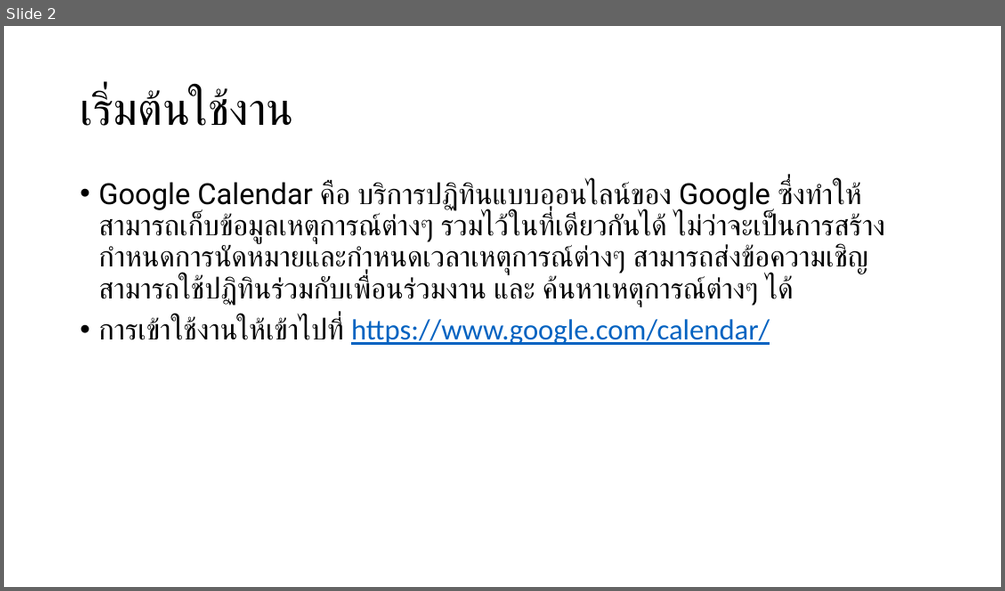
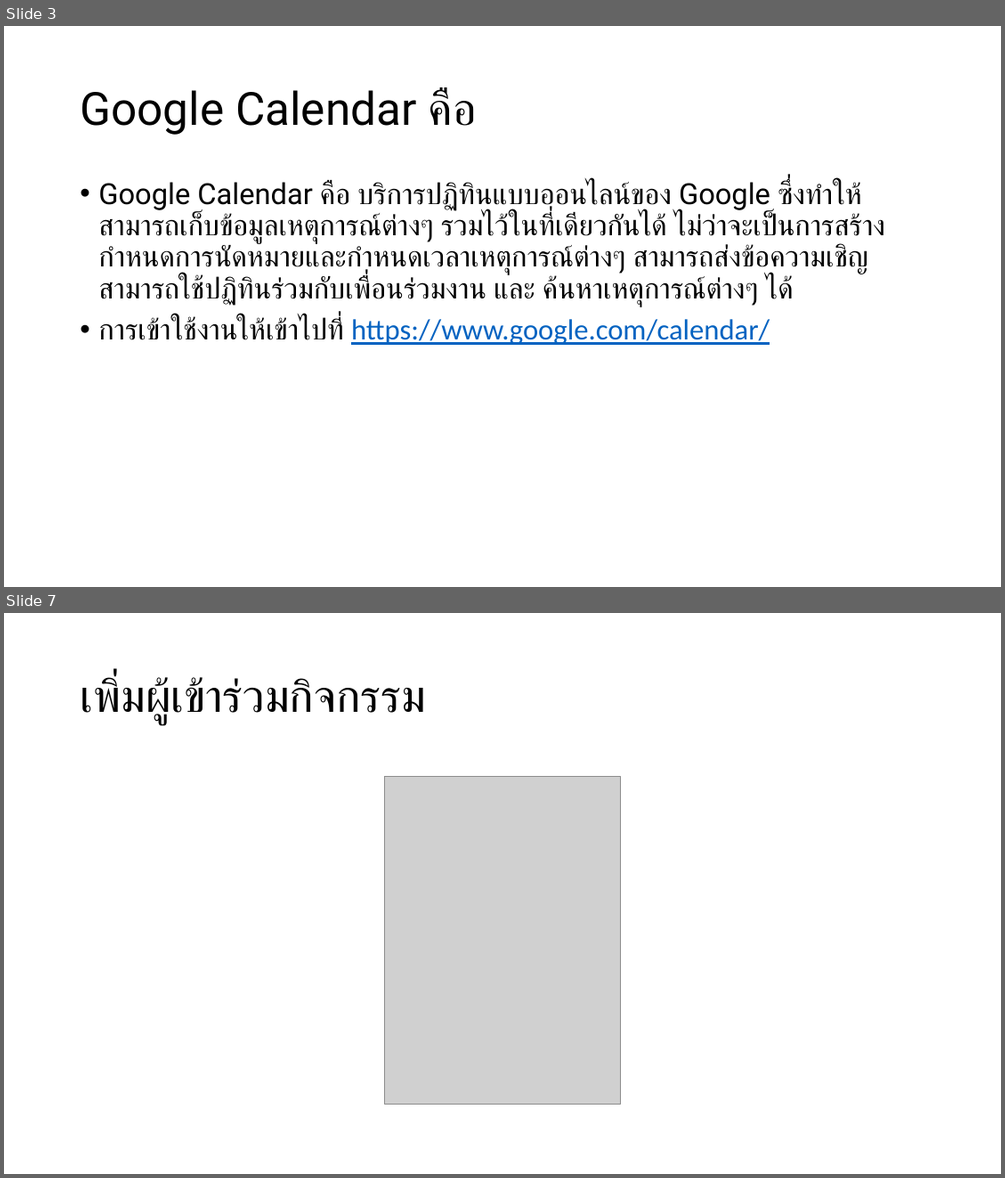
Before and after one commit to bratchasak/gcalendar, a slide deck: Google Calendar.pptx. Shown one above the other, each under a label of ours: slide 2 before the commit, slides 3 and 7 after it; the slides between them are not shown. The pictures are 1005x591 and 1005x1178 pixels, drawn with LibreOffice and Linux fonts; fonts in the diff are those of the drawing; grey boxes stand for pictures. Boxes give left, top, right and bottom in pixels: in the first picture for what was removed or moved away, otherwise in the second. Text is boxed around its words. In the diff, an @@ line names an element or a change of style, - is before the commit and + after.

```diff
--- a/Google Calendar.pptx
+++ b/Google Calendar.pptx
@@ slide 7 added at (x1=4, y1=613, x2=1001, y2=1174), background #FFFFFF @@
@@ title added at (x1=80, y1=676, x2=425, y2=724), 44 pt, text #000000 @@
+เพิ่มผู้เข้าร่วมกิจกรรม
@@ picture added at (x1=385, y1=777, x2=620, y2=1103) @@
@@ what was slide 2 is now slide 3 @@
@@ slide 3 changed as well @@
@@ title at (x1=80, y1=89, x2=477, y2=135): text changed @@
-เริ่มต้นใช้งาน
+Google Calendar คือ
```
Also in this commit, not shown: 1 other slide changed, 14 other slides added, 9 slides removed, 1 other file.
